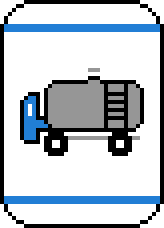
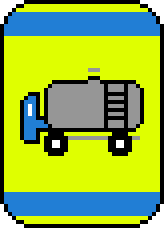
Before/after of a 164px x 228px layered artwork. What changed in the layer stack:
painted on "Truck wheels" over [68, 140, 108, 148]
painted on "Color bands" over [4, 12, 160, 216]
painted on "Background" over [4, 4, 160, 224]
